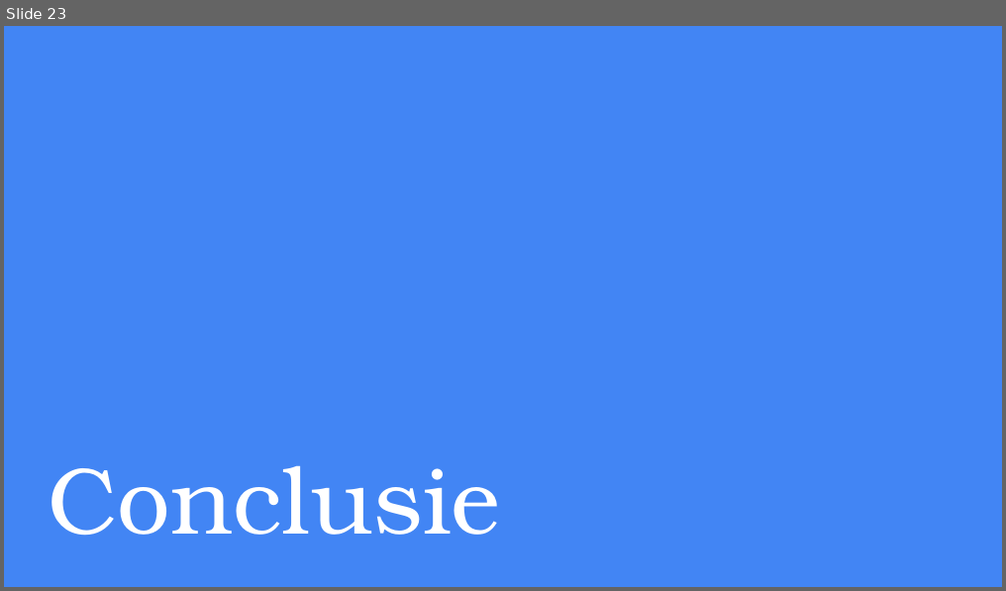
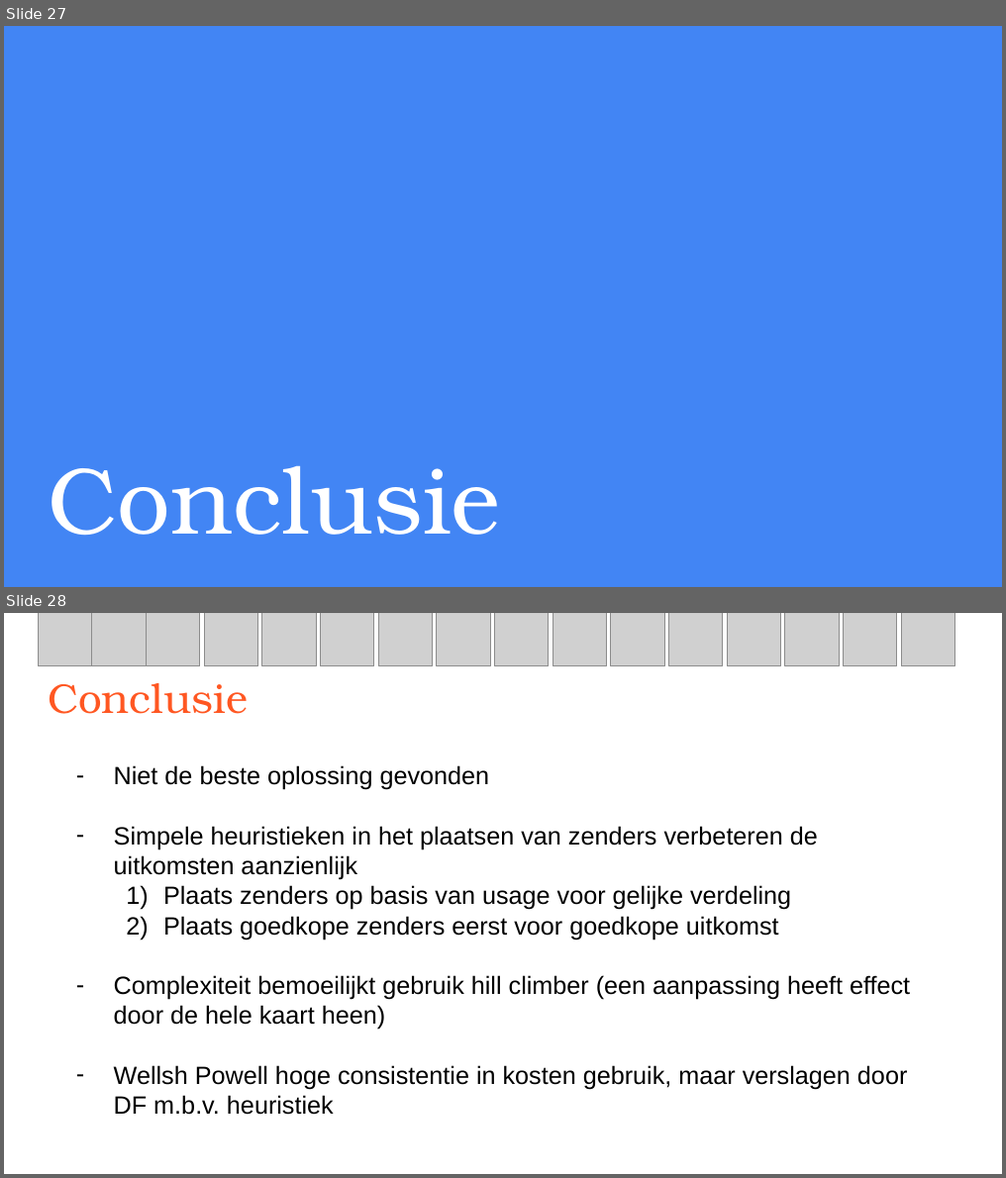
Before and after one commit to HDGizzle/Heuristieken, a slide deck: Radio Russia final.pptx. Shown one above the other, each under a label of ours: slide 23 before the commit, slides 27 and 28 after it. The pictures are 1006x591 and 1006x1178 pixels, drawn with LibreOffice and Linux fonts; fonts in the diff are those of the drawing; grey boxes stand for pictures. Boxes give left, top, right and bottom in pixels: in the first picture for what was removed or moved away, otherwise in the second. Text is boxed around its words. In the diff, an @@ line names an element or a change of style, - is before the commit and + after.

```diff
--- a/Radio Russia final.pptx
+++ b/Radio Russia final.pptx
@@ slide 28 added at [4,613,1002,1174], background #FFFFFF @@
@@ picture added at [38,613,92,666] @@
@@ picture added at [92,613,146,666] @@
@@ picture added at [146,613,200,666] @@
@@ picture added at [205,613,258,666] @@
@@ picture added at [262,613,317,666] @@
@@ picture added at [321,613,374,666] @@
@@ picture added at [378,613,432,666] @@
@@ picture added at [436,613,490,666] @@
@@ picture added at [495,613,548,666] @@
@@ picture added at [552,613,607,666] @@
@@ picture added at [611,613,664,666] @@
@@ picture added at [668,613,723,666] @@
@@ picture added at [727,613,780,666] @@
@@ picture added at [785,613,840,666] @@
@@ picture added at [844,613,897,666] @@
@@ picture added at [901,613,955,666] @@
@@ title added at [48,683,247,714], 30 pt, text #FF5722 @@
+Conclusie
@@ text added at [114,765,910,1115], 18 pt, text #000000 @@
+– Niet de beste oplossing gevonden
+– Simpele heuristieken in het plaatsen van zenders verbeteren de uitkomsten aanzienlijk
+1) Plaats zenders op basis van usage voor gelijke verdeling
+2) Plaats goedkope zenders eerst voor goedkope uitkomst
+– Complexiteit bemoeilijkt gebruik hill climber (een aanpassing heeft effect door de hele kaart heen)
+– Wellsh Powell hoge consistentie in kosten gebruik, maar verslagen door DF m.b.v. heuristiek
@@ what was slide 23 is now slide 27 @@
```
Also in this commit, not shown: 15 slides changed, 35 other slides added.
